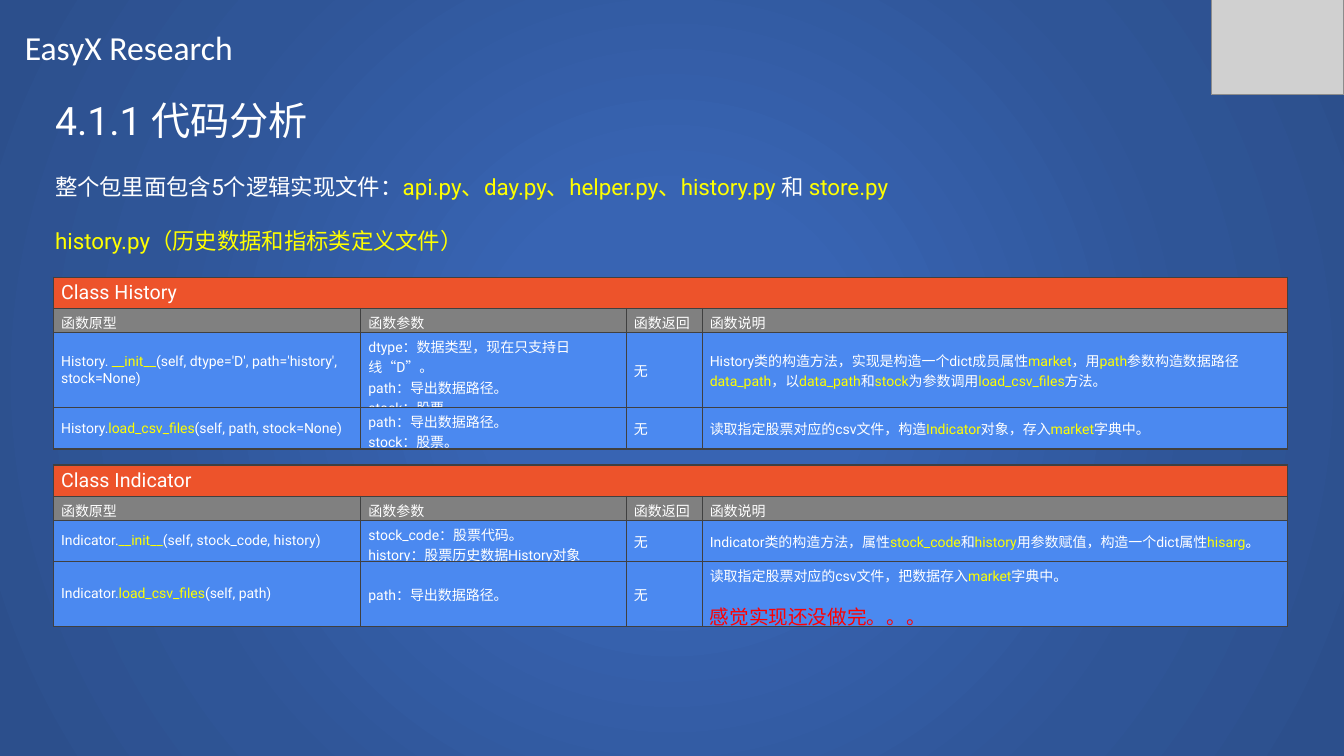
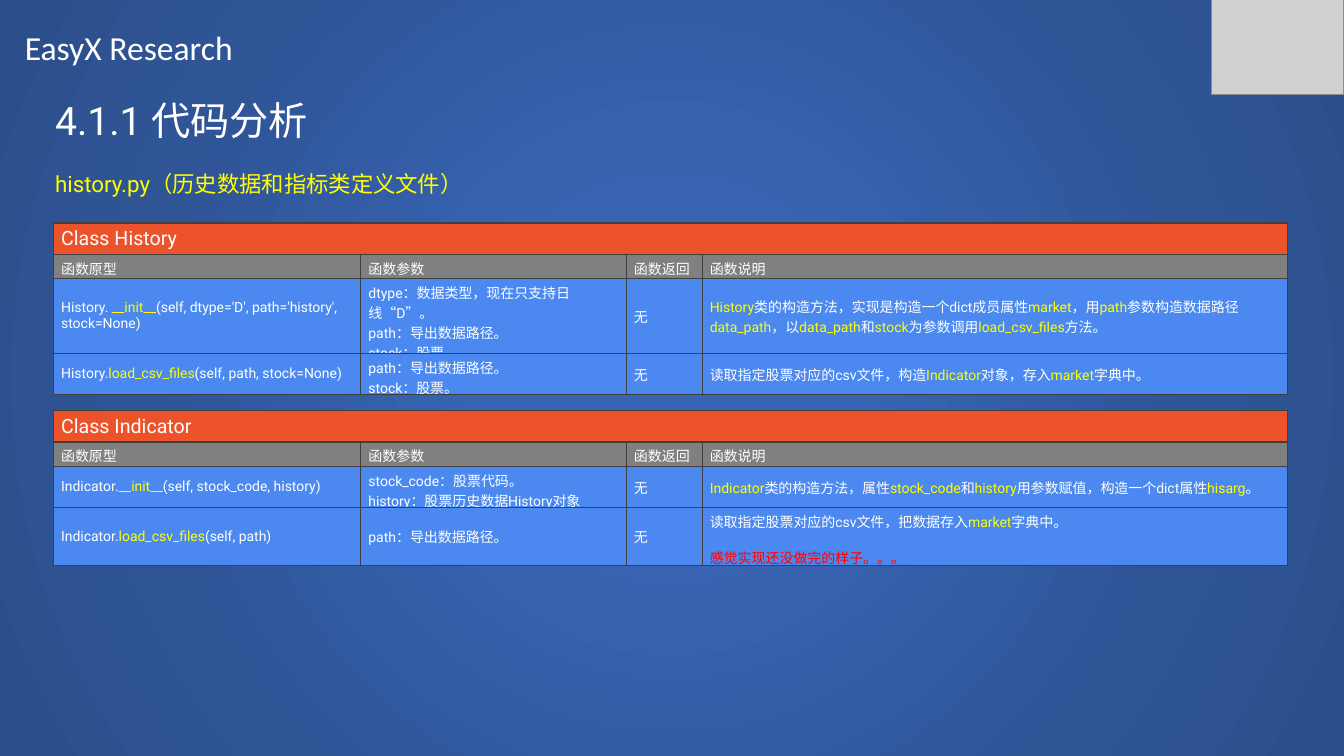
Before and after one commit to SCITLAS/Stellar, a slide deck: slide 23 of Research/easyx_research.pptx. Drawn at 1344x756 pixels with LibreOffice and Linux fonts; fonts in the diff are those of the drawing; grey boxes stand for pictures. Boxes give left, top, right and bottom in pixels: in the first picture for what was removed or moved away, otherwise in the second. Text is boxed around its words. In the diff, an @@ line names an element or a change of style, - is before the commit and + after.

Commit message:
50% done

```diff
--- a/Research/easyx_research.pptx
+++ b/Research/easyx_research.pptx
@@ text at bbox=[55, 176, 888, 200]: paragraph removed @@
-整个包里面包含5个逻辑实现文件：api.py、day.py、helper.py、history.py 和 store.py
@@ table at bbox=[53, 223, 1288, 549] @@
@@ text colour #FFFFFF to #FFFF00 in "History类的构造方法，实现是构造一个dict成员属性market，用path参数构造数据路径data_path，以 ..." @@
@@ table: place and size @@
-table at bbox=[53, 277, 1288, 607]
+table at bbox=[53, 223, 1288, 549]
@@ table at bbox=[53, 411, 1288, 572] @@
-row 4, column 4: 读取指定股票对应的csv文件，把数据存入market字典中。 / 感觉实现还没做完。。。
+row 4, column 4: 读取指定股票对应的csv文件，把数据存入market字典中。 / 感觉实现还没做完的样子。。。
@@ text colour #FFFFFF to #FFFF00 in "Indicator类的构造方法，属性stock_code和history用参数赋值，构造一个dict属性hisarg。" @@
@@ table: place and size @@
-table at bbox=[53, 465, 1288, 634]
+table at bbox=[53, 411, 1288, 572]
```
Also in this commit, not shown: 4 other slides changed, 3 slides added.
